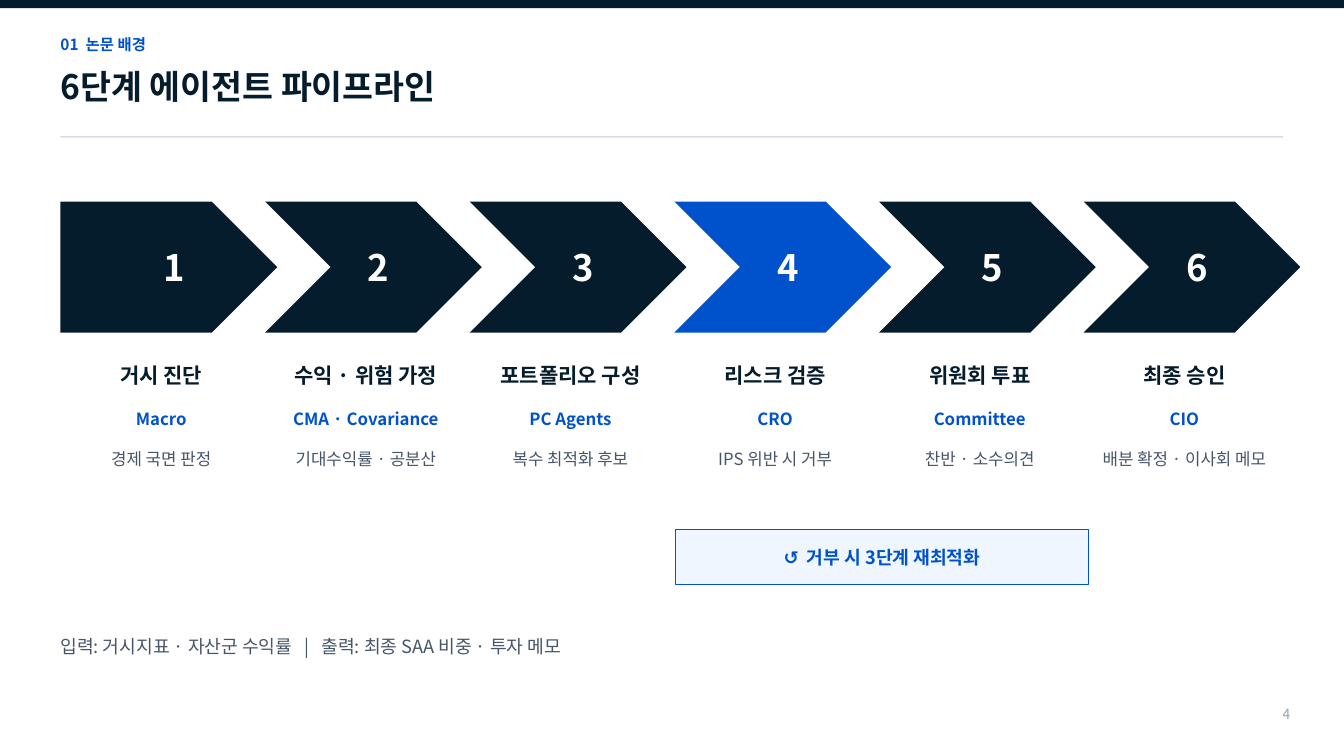
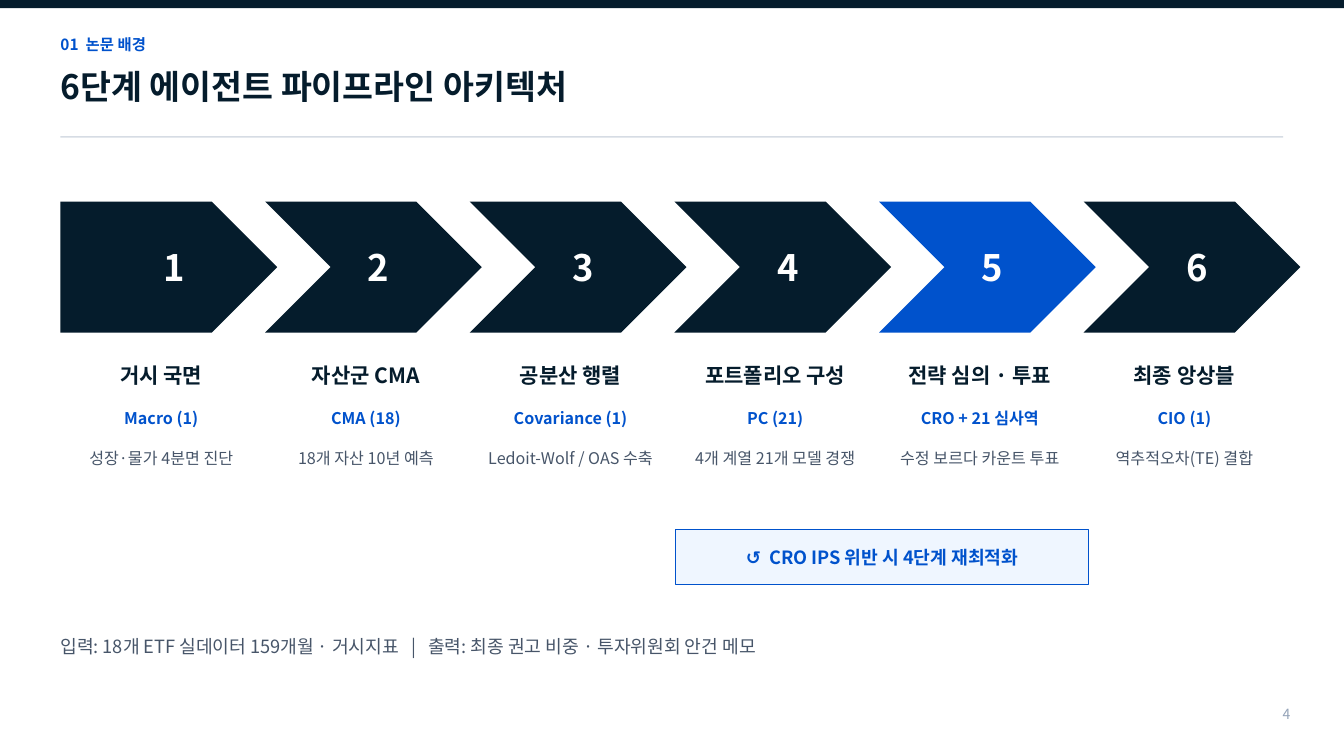
Before and after one commit to Placer-BAE/self-driving-portfolio, a slide deck: slide 4 of The_Self_Driving_Portfolio_중간발표_간결본.pptx. Drawn at 1344x756 pixels with LibreOffice and Linux fonts; fonts in the diff are those of the drawing. Boxes give left, top, right and bottom in pixels: in the first picture for what was removed or moved away, otherwise in the second. Text is boxed around its words. In the diff, an @@ line names an element or a change of style, - is before the commit and + after.

```diff
--- a/The_Self_Driving_Portfolio_중간발표_간결본.pptx
+++ b/The_Self_Driving_Portfolio_중간발표_간결본.pptx
@@ text at (x1=60, y1=70, x2=567, y2=102): text changed @@
-6단계 에이전트 파이프라인
+6단계 에이전트 파이프라인 아키텍처
@@ chevron at (x1=675, y1=202, x2=891, y2=333): fill #0052CC to #051C2C @@
@@ chevron at (x1=879, y1=202, x2=1096, y2=333): fill #051C2C to #0052CC @@
@@ text at (x1=120, y1=365, x2=203, y2=385): text changed @@
-거시 진단
+거시 국면
@@ text at (x1=312, y1=365, x2=420, y2=385): text changed @@
-수익 · 위험 가정
+자산군 CMA
@@ text at (x1=520, y1=365, x2=621, y2=385): text changed @@
-포트폴리오 구성
+공분산 행렬
@@ text at (x1=705, y1=365, x2=845, y2=385): text changed @@
-리스크 검증
+포트폴리오 구성
@@ text at (x1=908, y1=365, x2=1051, y2=385): text changed @@
-위원회 투표
+전략 심의 · 투표
@@ text at (x1=1134, y1=365, x2=1235, y2=385): text changed @@
-최종 승인
+최종 앙상블
@@ text at (x1=124, y1=410, x2=199, y2=427): text changed; size 12 to 11.5 pt @@
-Macro
+Macro (1)
@@ text at (x1=331, y1=410, x2=400, y2=427): text changed; size 12 to 11.5 pt @@
-CMA · Covariance
+CMA (18)
@@ text at (x1=514, y1=410, x2=628, y2=427): text changed; size 12 to 11.5 pt @@
-PC Agents
+Covariance (1)
@@ text at (x1=747, y1=411, x2=803, y2=427): text changed; size 12 to 11.5 pt @@
-CRO
+PC (21)
@@ text at (x1=921, y1=410, x2=1038, y2=426): text changed; size 12 to 11.5 pt @@
-Committee
+CRO + 21 심사역
@@ text at (x1=1158, y1=410, x2=1212, y2=427): text changed; size 12 to 11.5 pt @@
-CIO
+CIO (1)
@@ text at (x1=89, y1=450, x2=234, y2=465): text changed; size 12 to 11.5 pt @@
-경제 국면 판정
+성장·물가 4분면 진단
@@ text at (x1=298, y1=450, x2=434, y2=466): text changed; size 12 to 11.5 pt @@
-기대수익률 · 공분산
+18개 자산 10년 예측
@@ text at (x1=488, y1=450, x2=653, y2=466): text changed; size 12 to 11.5 pt @@
-복수 최적화 후보
+Ledoit-Wolf / OAS 수축
@@ text at (x1=695, y1=450, x2=855, y2=466): text changed; size 12 to 11.5 pt @@
-IPS 위반 시 거부
+4개 계열 21개 모델 경쟁
@@ text at (x1=900, y1=450, x2=1060, y2=466): text changed; size 12 to 11.5 pt @@
-찬반 · 소수의견
+수정 보르다 카운트 투표
@@ text at (x1=1116, y1=450, x2=1253, y2=467): text changed; size 12 to 11.5 pt @@
-배분 확정 · 이사회 메모
+역추적오차(TE) 결합
@@ text at (x1=769, y1=548, x2=1018, y2=566): text changed @@
-↺ 거부 시 3단계 재최적화
+↺ CRO IPS 위반 시 4단계 재최적화
@@ text at (x1=60, y1=638, x2=755, y2=655): text changed @@
-입력: 거시지표 · 자산군 수익률 | 출력: 최종 SAA 비중 · 투자 메모
+입력: 18개 ETF 실데이터 159개월 · 거시지표 | 출력: 최종 권고 비중 · 투자위원회 안건 메모
```
Also in this commit, not shown: 6 other slides changed, 7 slides added, 5 slides removed, 3 other files.
